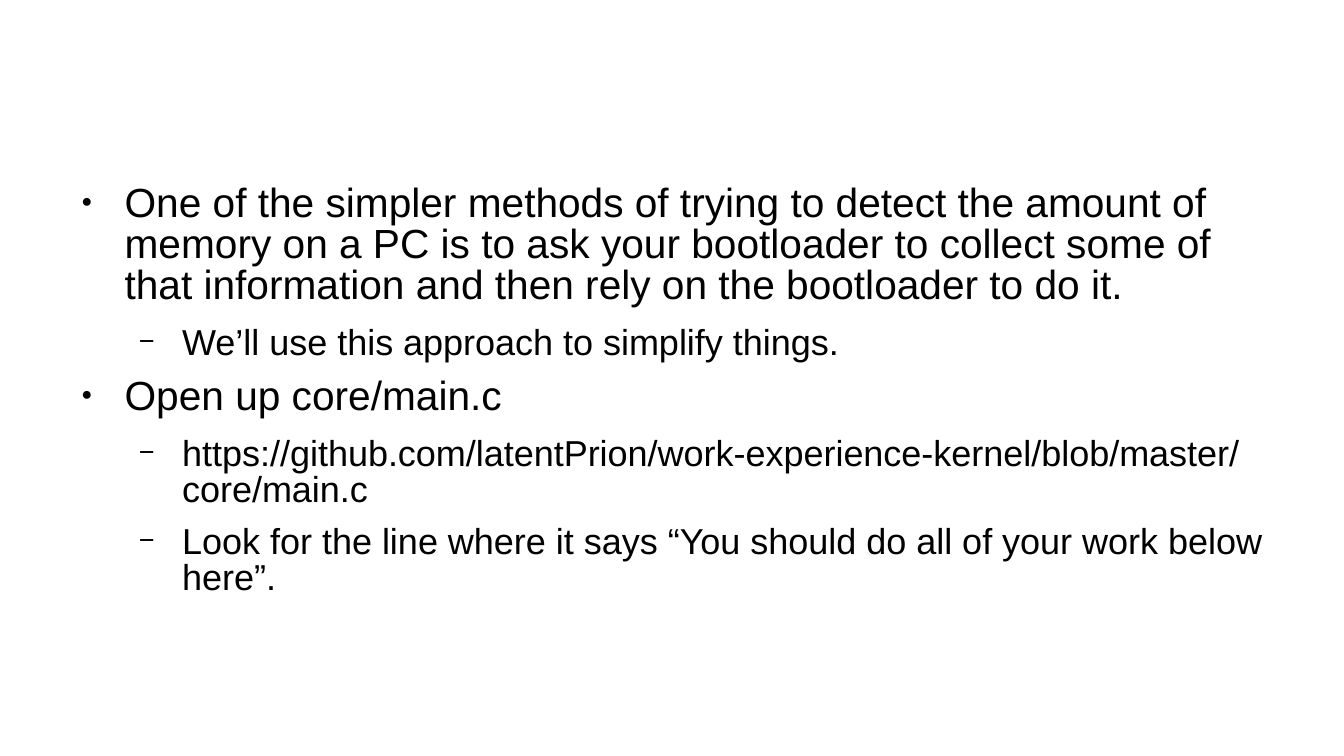
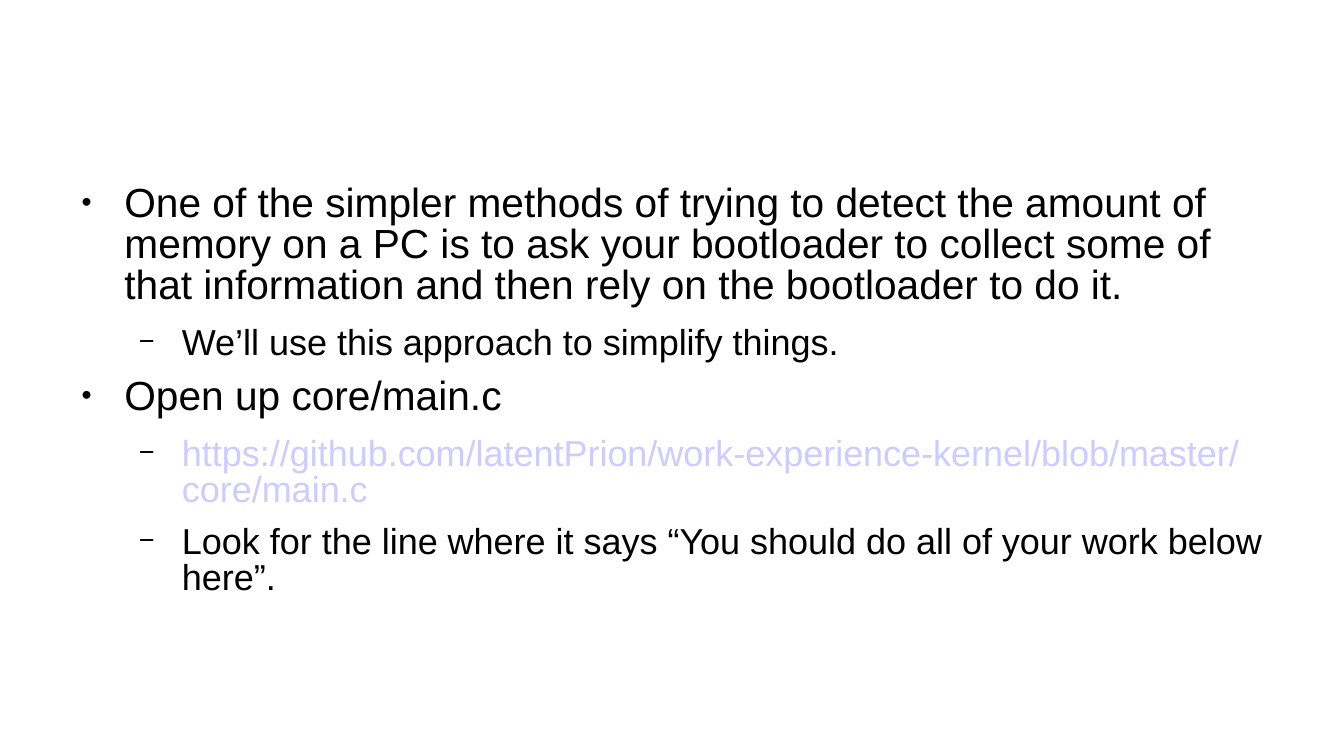
Before and after one commit to latentPrion/work-experience-kernel, a slide deck: slide 3 of part-07-printing-the-memory-map.ppt. Drawn at 1344x756 pixels with LibreOffice and Linux fonts; fonts in the diff are those of the drawing; background and template pictures are left out. Boxes give left, top, right and bottom in pixels: in the first picture for what was removed or moved away, otherwise in the second. Text is boxed around its words. In the diff, an @@ line names an element or a change of style, - is before the commit and + after.

```diff
--- a/part-07-printing-the-memory-map.ppt
+++ b/part-07-printing-the-memory-map.ppt
@@ text "One of the simpler methods ..." at <box>124,187,1262,591</box>: text colour #000000 to #CCCCFF in "https://github.com/latentPrion/work-experience-kernel/blob/m ..." @@
```
Also in this commit, not shown: 3 other slides changed.
